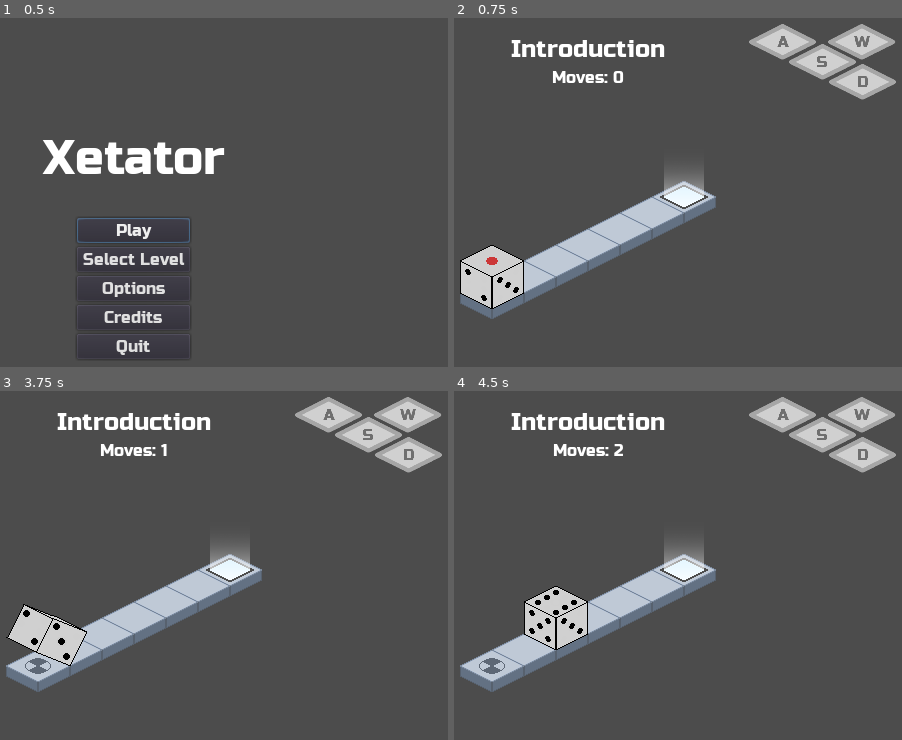
Above: before the commit, frames 1-4 (two rows, left to right).
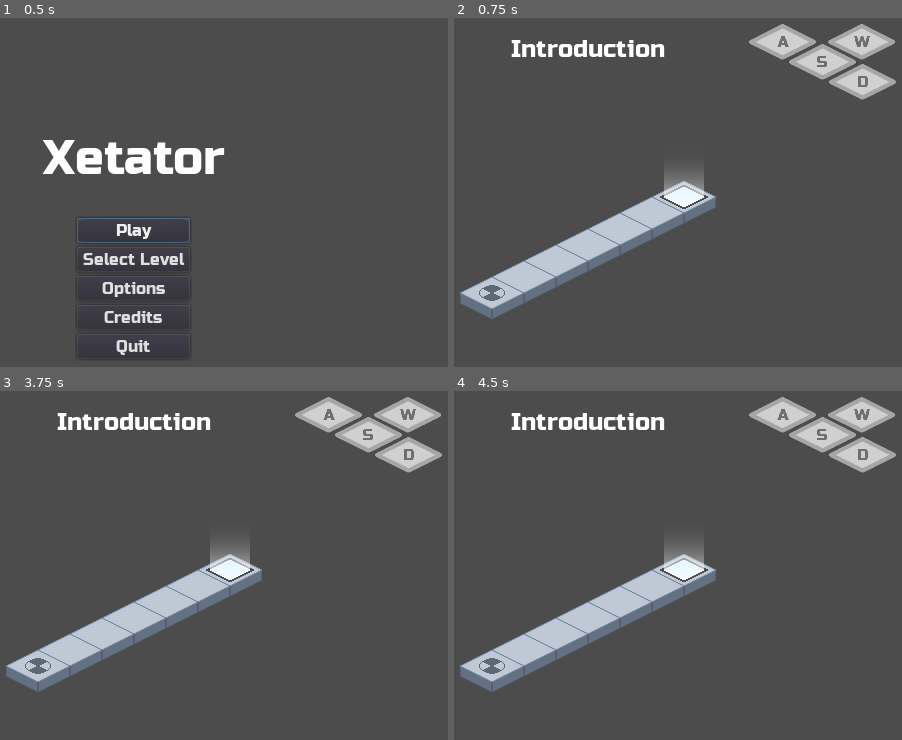
Above: after the commit, the same moments.

Repository: kdreese/gmtk-2022
Game: Godot game, scene res://src/states/Menu.tscn
Two runs of this game, one before a commit and one after it. Both use one fixed random seed, a clock stepped at 60 frames per second and the inputs below.
Inputs:
- Up to frame 1 (0.5 s): no input
- Up to frame 2 (0.75 s): click "Play" at 0.5 s
- Up to frame 3 (3.75 s): tap Enter at 1.25 s; hold D (move_right) 1.28-2.03 s; tap R (restart) at 2, 2.75, 3.5 s; hold S (move_back) 2.03-2.78 s; hold D (move_right) 2.78-3.53 s; hold W (move_forward) from 3.53 s (still down)
- Up to frame 4 (4.5 s): release W (move_forward) at 4.28 s; hold A (move_left) from 4.28 s (still down)

Frame 1 is identical in both runs. In frame 2, 1.7% of the frame differs, in the area x 1-38%, y 15-84%; in frame 3, 1.7%; in frame 4, 1.6%.
Error after the commit: Invalid get index 'level_text' (on base: 'Node2D (Level.gd)'). (res://src/states/Game.gd:18)

Commit message:
Added level text.

Diff:
--- a/src/levels/ButtonIntroLevel.tscn
+++ b/src/levels/ButtonIntroLevel.tscn
@@ -33,6 +33,7 @@
 minimum_weight = 6
 next_level_path = "res://src/levels/ButtonTestLevel.tscn"
 level_name = "Gate"
+level_text = "This button won't activate unless you're in the right orientation. Once pressed, buttons stay pressed forever."
 
 [node name="Gate" parent="." instance=ExtResource( 5 )]
 position = Vector2( 320, 296 )
--- a/src/levels/CycleTeachLevel.tscn
+++ b/src/levels/CycleTeachLevel.tscn
@@ -20,3 +20,4 @@
 maximum_weight = 5
 next_level_path = "res://src/levels/CycleTrapLevel.tscn"
 level_name = "Lopsided Patterns"
+level_text = "That's it from me, if there are any new elements, I will explain them."
--- a/src/levels/IntroLevel.tscn
+++ b/src/levels/IntroLevel.tscn
@@ -18,3 +18,4 @@
 position = Vector2( 416, 176 )
 next_level_path = "res://src/levels/MovementTutorialLevel.tscn"
 level_name = "Introduction"
+level_text = "Mr. Pip, Good morning Mr. Pip. Thank you for complying with this mandatory inspection. Please proceed to the ending pad."
--- a/src/levels/MovementTestLevel.tscn
+++ b/src/levels/MovementTestLevel.tscn
@@ -19,3 +19,4 @@
 minimum_weight = 6
 next_level_path = "res://src/levels/CycleTeachLevel.tscn"
 level_name = "Free Reign"
+level_text = "That arrow is telling you you need to have that face on top or the end pad won't let you through."
--- a/src/levels/MovementTutorialLevel.tscn
+++ b/src/levels/MovementTutorialLevel.tscn
@@ -18,3 +18,4 @@
 position = Vector2( 320, 224 )
 next_level_path = "res://src/levels/MovementTestLevel.tscn"
 level_name = "Spiral"
+level_text = "You have been arrested on suspicion of violating Legal Code 1379.42, or the \"No Rigged Dice Rule\""
--- a/src/levels/ToggleIntroLevel.tscn
+++ b/src/levels/ToggleIntroLevel.tscn
@@ -35,5 +35,6 @@
 minimum_weight = 6
 next_level_path = "res://src/levels/ButtonJailLevel.tscn"
 level_name = "On Again Off Again"
+level_text = "This is a toggle. It can be hit multiple times."
 
 [connection signal="toggled" from="Toggle" to="." method="_on_Toggle_toggled"]
--- a/src/objects/LevelEnd.gd
+++ b/src/objects/LevelEnd.gd
@@ -5,10 +5,11 @@
 signal exit_reached_success
 signal exit_reached_incomplete
 
-export var minimum_weight: int = 1
-export var maximum_weight: int = 6
-export var next_level_path: String = ""
-export var level_name: String = ""
+export var minimum_weight := 1
+export var maximum_weight := 6
+export var next_level_path := ""
+export var level_name := ""
+export var level_text := ""
 
 
 func _ready() -> void:
--- a/src/states/Game.gd
+++ b/src/states/Game.gd
@@ -15,6 +15,7 @@
 	assert(not error)
 
 	$UI/V/LevelName.text = level.get_node("LevelEnd").level_name
+	$UI/Textbox/MessageText.text = level.level_text
 
 	for coords in tile_map.get_used_cells():
 		var tile := tile_map.get_cell(coords.x, coords.y)
